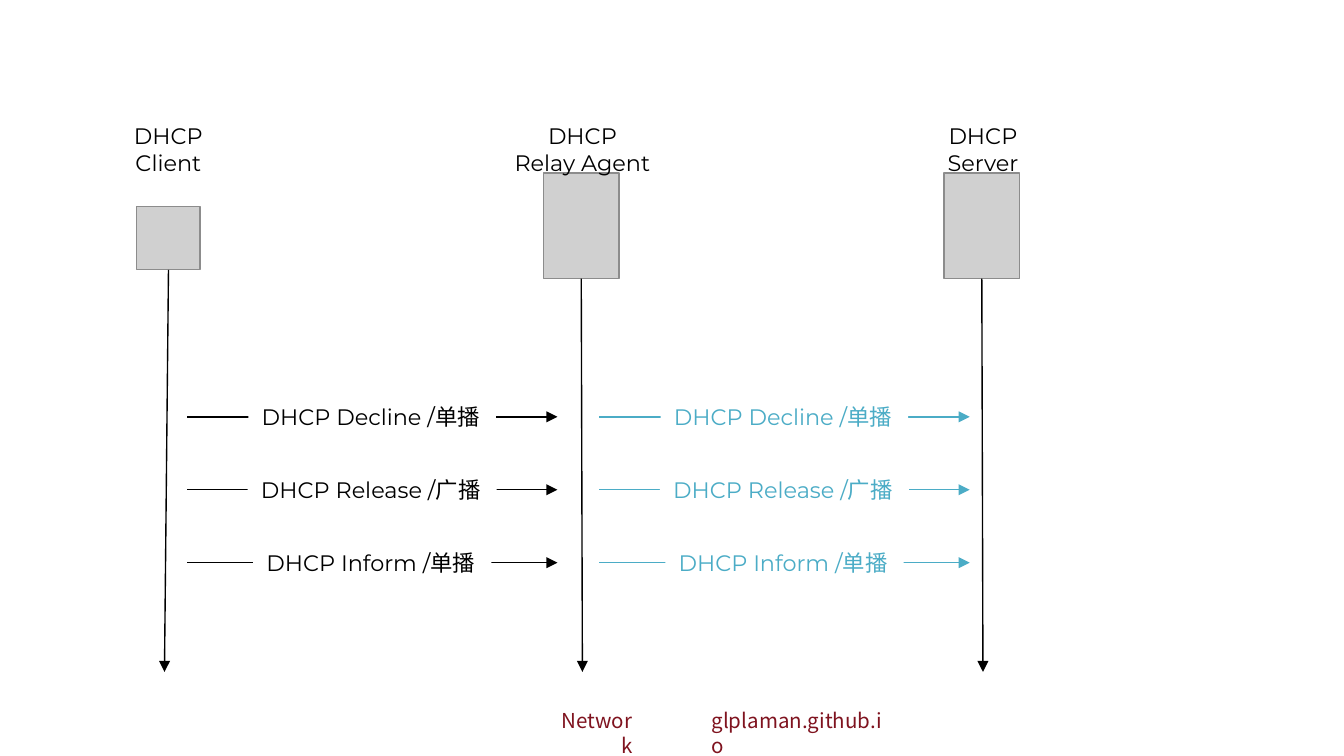
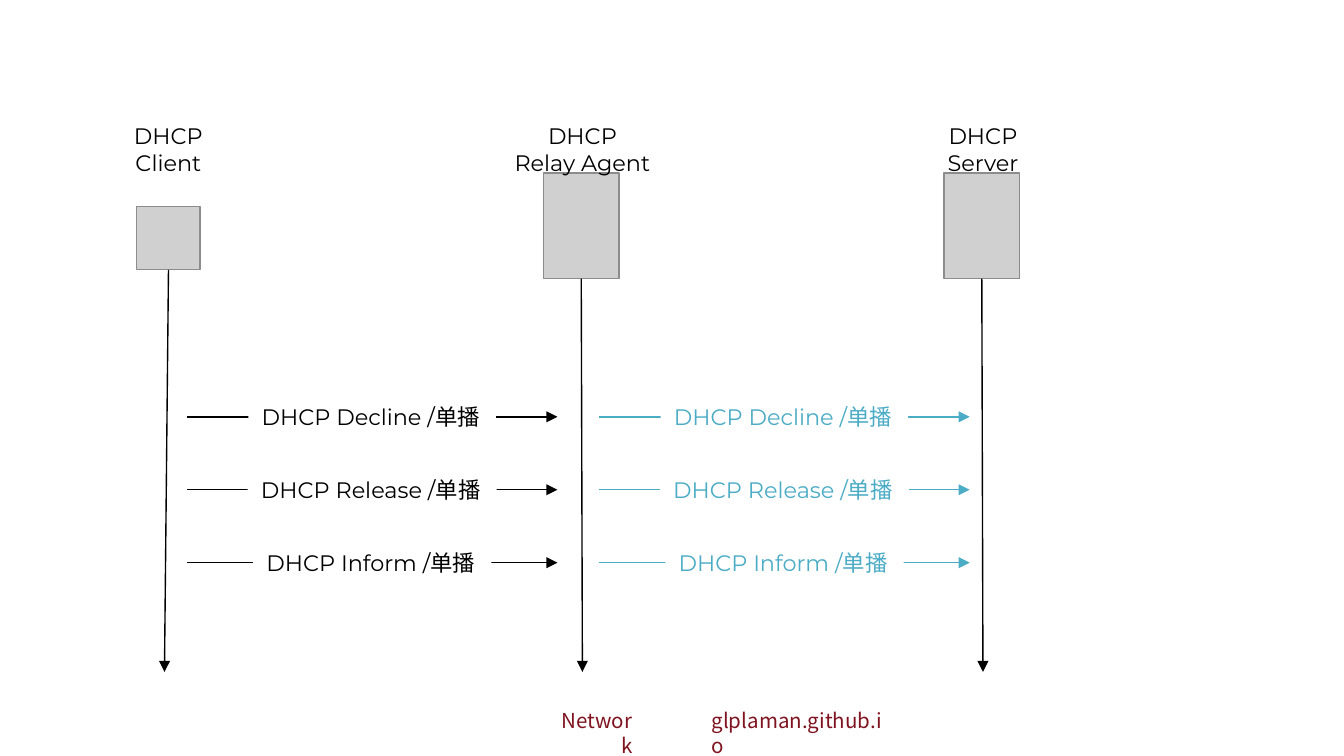
Before and after one commit to glplaman/glplaman.github.io, a slide deck: slide 181 of network/ppt/chap6.pptx. Drawn at 1344x756 pixels with LibreOffice and Linux fonts; fonts in the diff are those of the drawing; grey boxes stand for pictures; background and template pictures are left out. Boxes give left, top, right and bottom in pixels: in the first picture for what was removed or moved away, otherwise in the second. Text is boxed around its words. In the diff, an @@ line names an element or a change of style, - is before the commit and + after.

```diff
--- a/network/ppt/chap6.pptx
+++ b/network/ppt/chap6.pptx
@@ text at box(261, 479, 480, 500): text changed @@
-DHCP Release /广播
+DHCP Release /单播
@@ text at box(673, 479, 892, 501): text changed @@
-DHCP Release /广播
+DHCP Release /单播
```
Also in this commit, not shown: 2 other slides changed, 20 other files.
